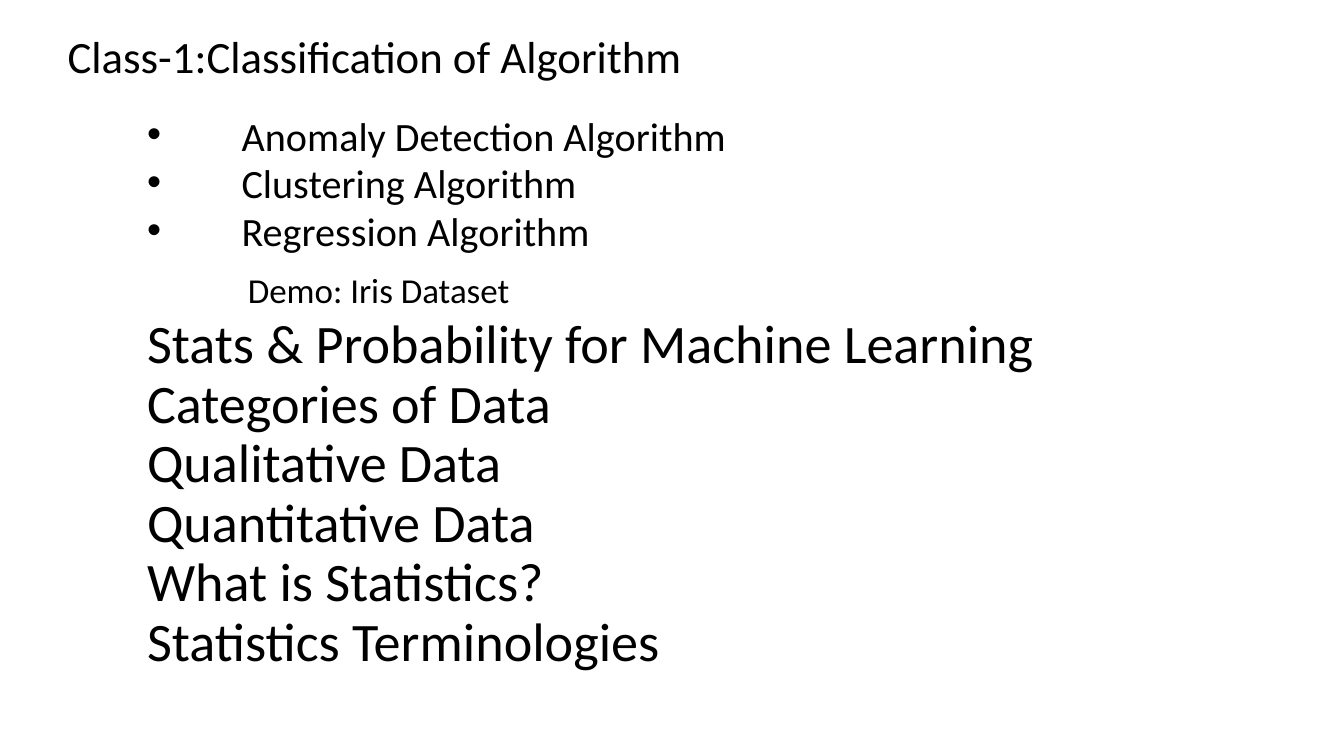
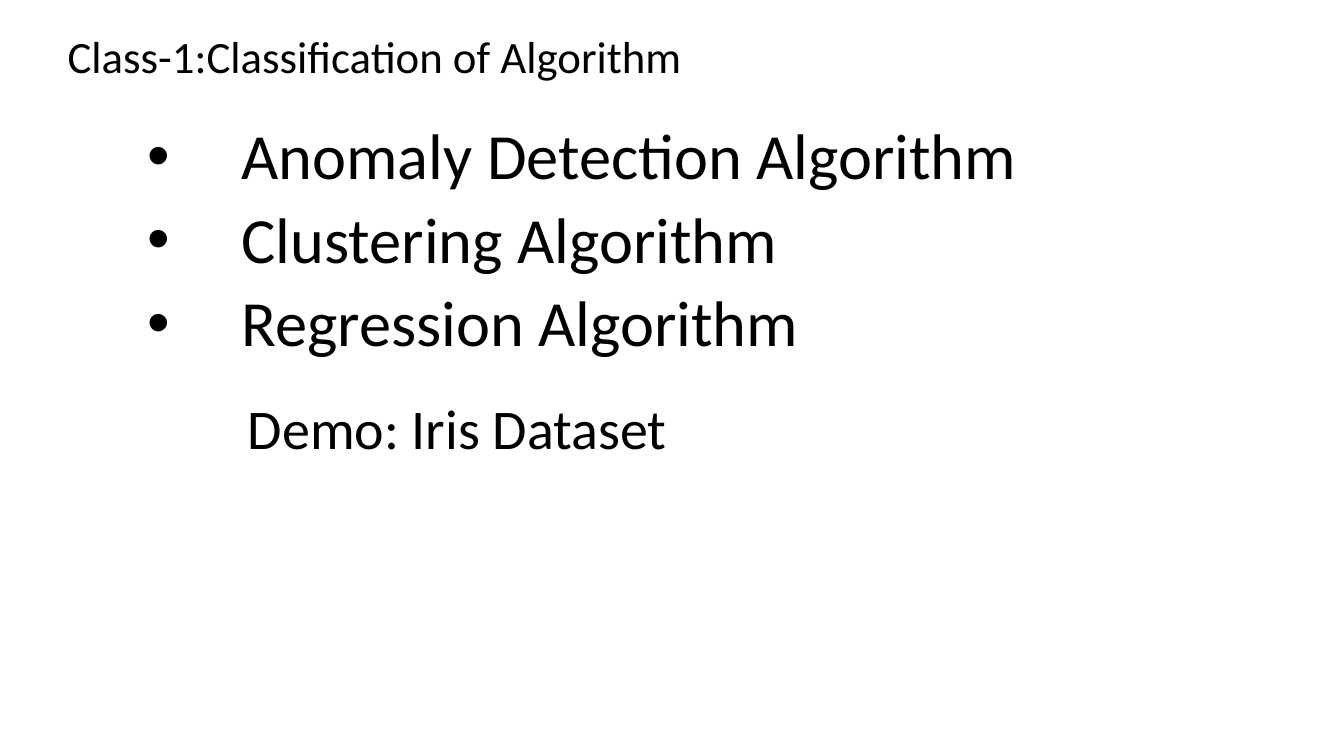
Before and after one commit to renshan2/accesspy, a slide deck: slide 4 of AI-ML-DL/Machine Learning.pptx. Drawn at 1344x756 pixels with LibreOffice and Linux fonts; fonts in the diff are those of the drawing. Boxes give left, top, right and bottom in pixels: in the first picture for what was removed or moved away, otherwise in the second. Text is boxed around its words. In the diff, an @@ line names an element or a change of style, - is before the commit and + after.

```diff
--- a/AI-ML-DL/Machine Learning.pptx
+++ b/AI-ML-DL/Machine Learning.pptx
@@ subtitle "Anomaly Detection Algorithm" at bbox=[242, 134, 1017, 450]: size 28.8 to 46 pt in "Anomaly Detection Algorithm", "Clustering Algorithm", "Regression Algorithm"; size 25 to 40 pt in "Demo: Iris Dataset"; line spacing 0.7 to 0.9 @@
@@ subtitle at bbox=[147, 325, 1033, 671]: paragraphs removed @@
-Stats & Probability for Machine Learning
-Categories of Data
-Qualitative Data
-Quantitative Data
-What is Statistics?
-Statistics Terminologies
```
Also in this commit, not shown: 3 other slides changed, 11 slides added, 1 slide removed, 4 other files.
